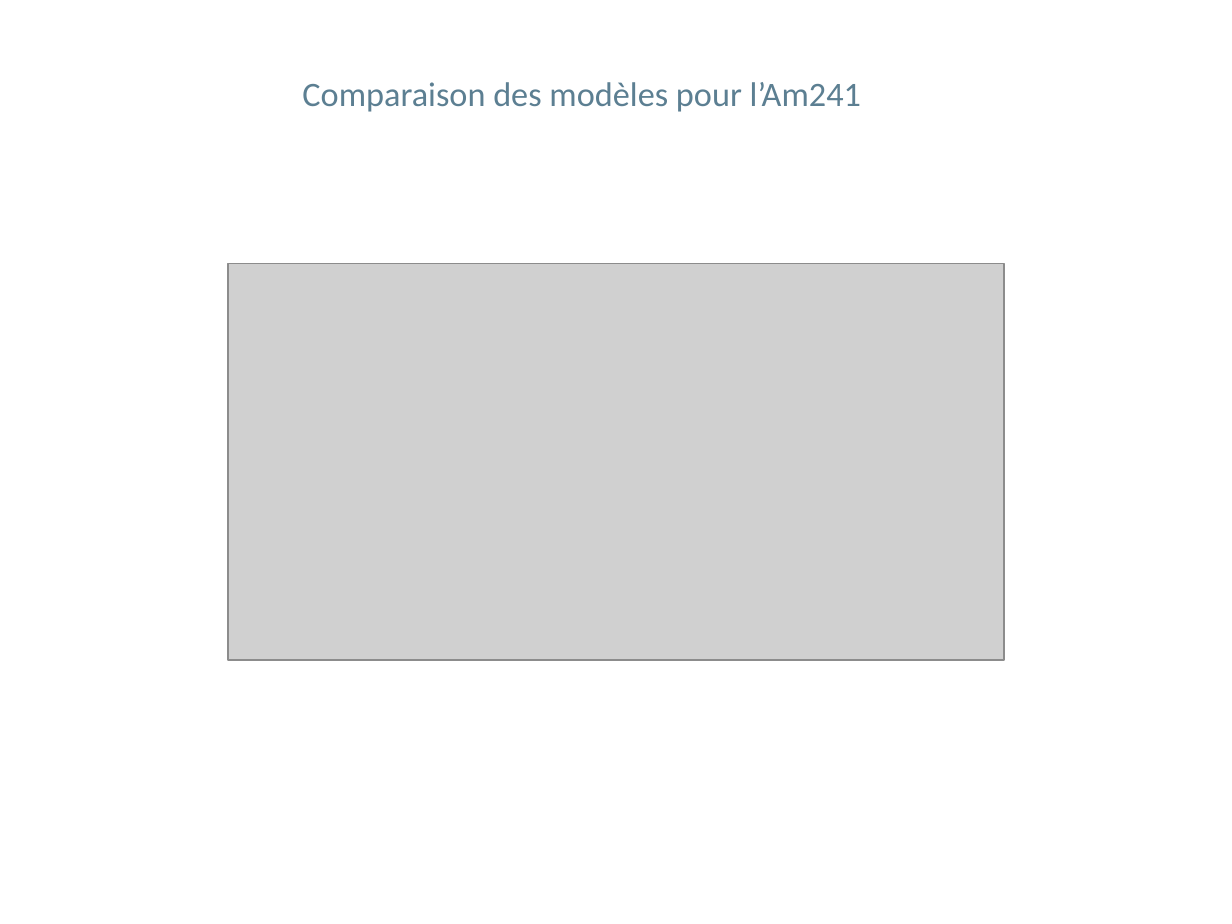
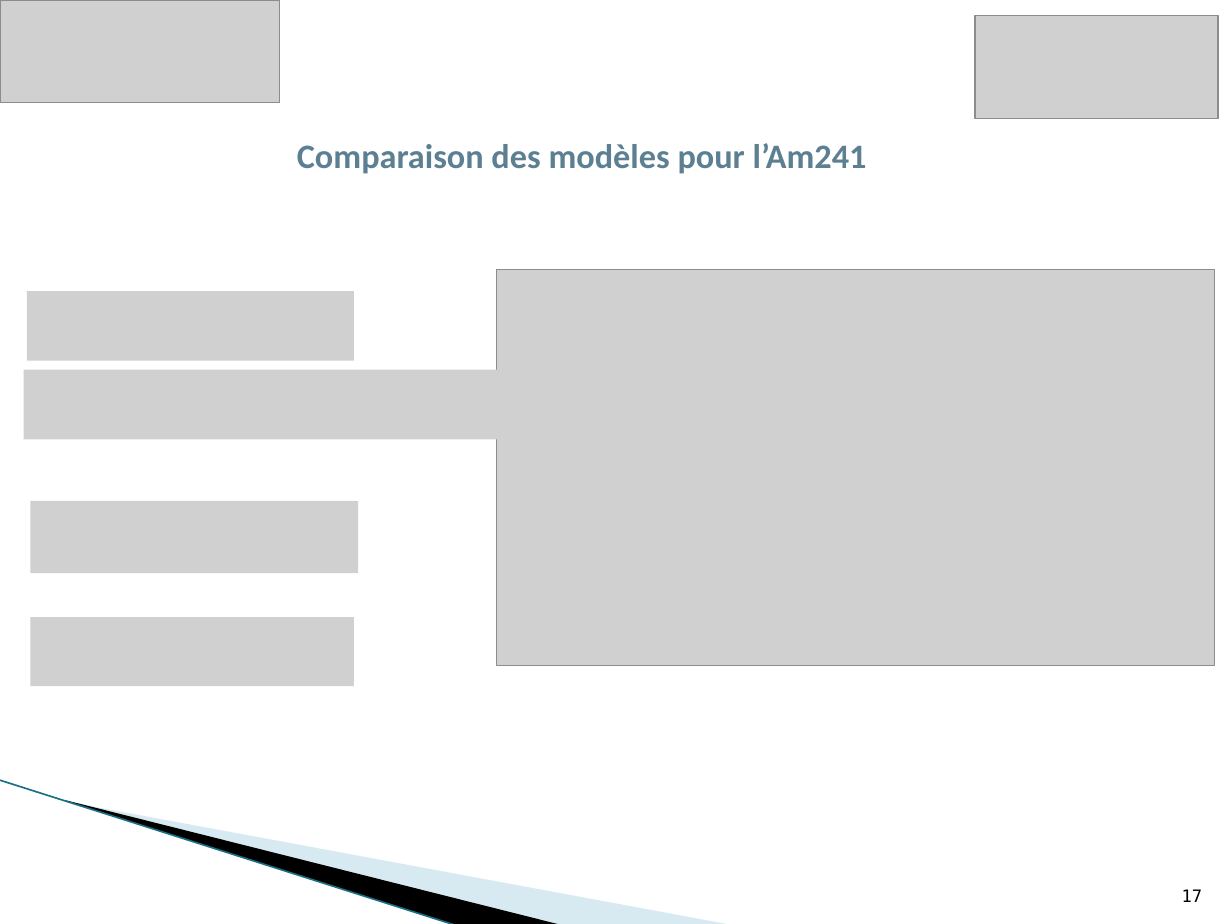
Before and after one commit to phjacquet/physor-smr-fbo, a slide deck: slide 17 of Fabien/ppt soutenance FBO.pptx (slide 16 before the commit). Drawn at 1232x924 pixels with LibreOffice and Linux fonts; fonts in the diff are those of the drawing; grey boxes stand for pictures; background and template pictures are left out. Boxes give left, top, right and bottom in pixels: in the first picture for what was removed or moved away, otherwise in the second. Text is boxed around its words. In the diff, an @@ line names an element or a change of style, - is before the commit and + after.

```diff
--- a/Fabien/ppt soutenance FBO.pptx
+++ b/Fabien/ppt soutenance FBO.pptx
@@ picture added at <box>0,0,278,102</box> @@
@@ picture added at <box>975,16,1217,120</box> @@
@@ text "Comparaison des modèles pour l’Am241": place and size @@
-text "Comparaison des modèles pour l’Am241" at <box>302,82,861,112</box>
+text "Comparaison des modèles pour l’Am241" at <box>297,143,867,174</box>
@@ text "Comparaison des modèles pour l’Am241" at <box>297,143,867,174</box>: bold on; indent changed; line spacing 1 to 1.2 @@
@@ picture added at <box>27,291,354,360</box> @@
@@ picture: place and size @@
-picture at <box>228,264,1004,660</box>
+picture at <box>496,270,1215,667</box>
@@ picture added at <box>23,370,639,439</box> @@
@@ picture added at <box>31,500,359,573</box> @@
@@ picture added at <box>31,617,355,686</box> @@
@@ line added from (0, 780) to (457, 924), #97C5D8 0.95 pt @@
@@ freeform shape added at <box>65,800,563,924</box>, fill #000000 @@
@@ freeform shape added at <box>68,801,733,924</box>, fill #A0CBDC at 40% opacity @@
@@ page number added at <box>1182,889,1203,902</box>, 10 pt, text #000000 @@
+17
```
Also in this commit, not shown: 18 other slides changed, 4 slides added, 5 slides removed, 2 other files.
